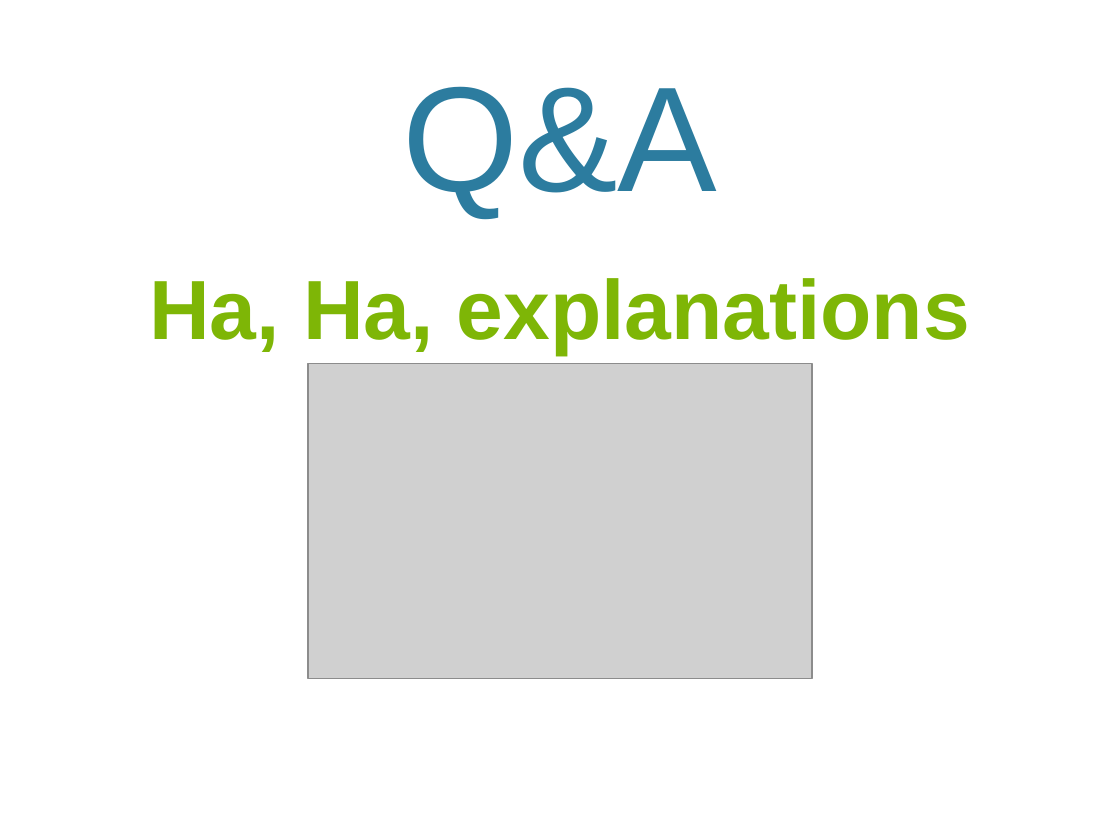
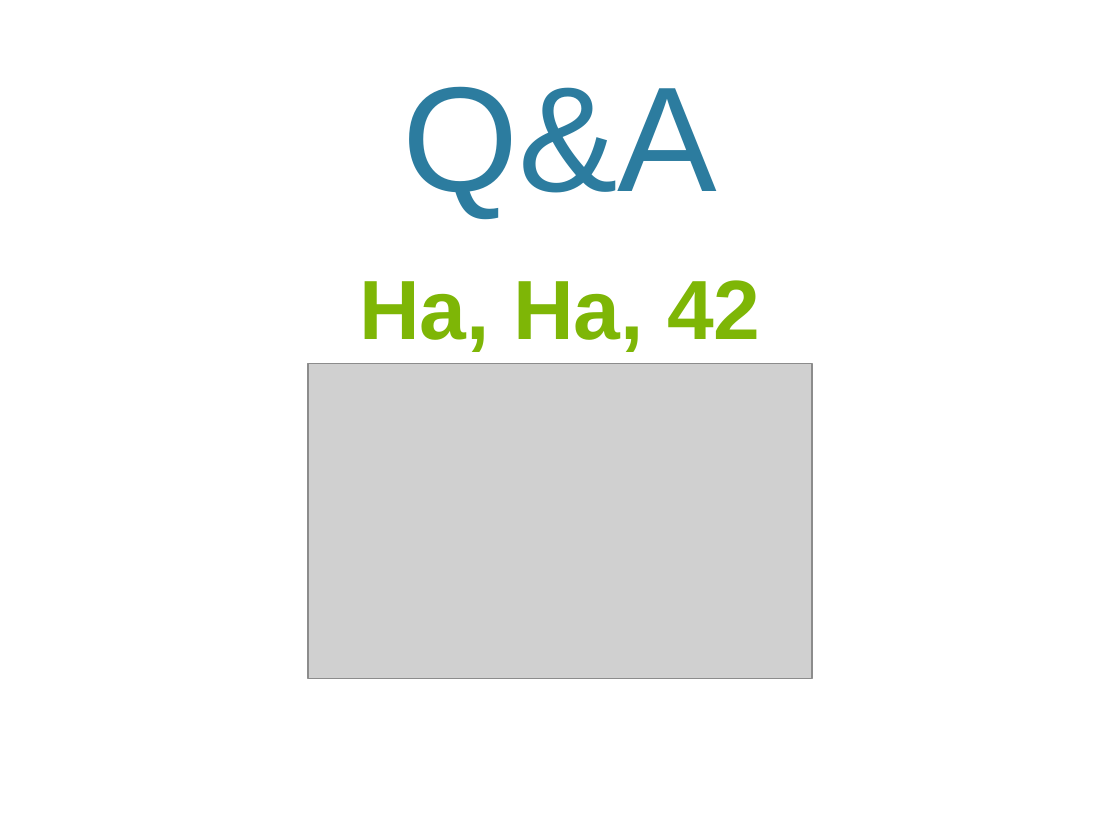
Before and after one commit to MiyamotoAkira/FeaturesVsLayers, a slide deck: slide 14 of FeaturesVsLayers.pptx. Drawn at 1120x840 pixels with LibreOffice and Linux fonts; fonts in the diff are those of the drawing; grey boxes stand for pictures; background and template pictures are left out. Boxes give left, top, right and bottom in pixels: in the first picture for what was removed or moved away, otherwise in the second. Text is boxed around its words. In the diff, an @@ line names an element or a change of style, - is before the commit and + after.

```diff
--- a/FeaturesVsLayers.pptx
+++ b/FeaturesVsLayers.pptx
@@ text at bbox=[359, 280, 760, 352]: text changed @@
-Ha, Ha, explanations
+Ha, Ha, 42
```
Also in this commit, not shown: 1 other slide changed.
